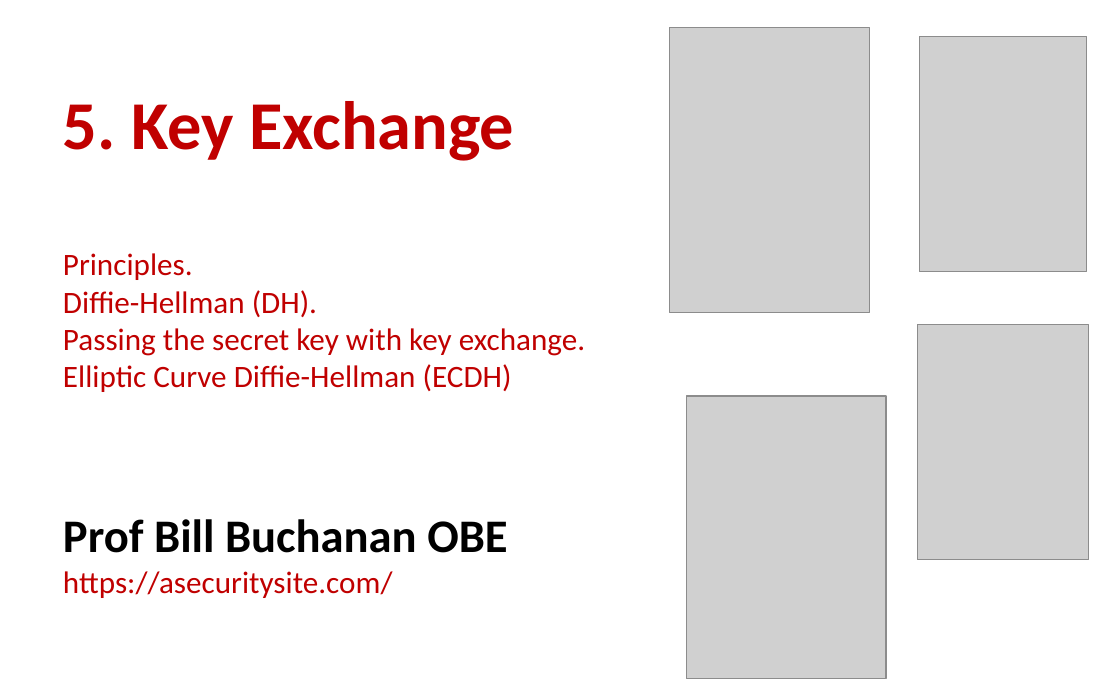
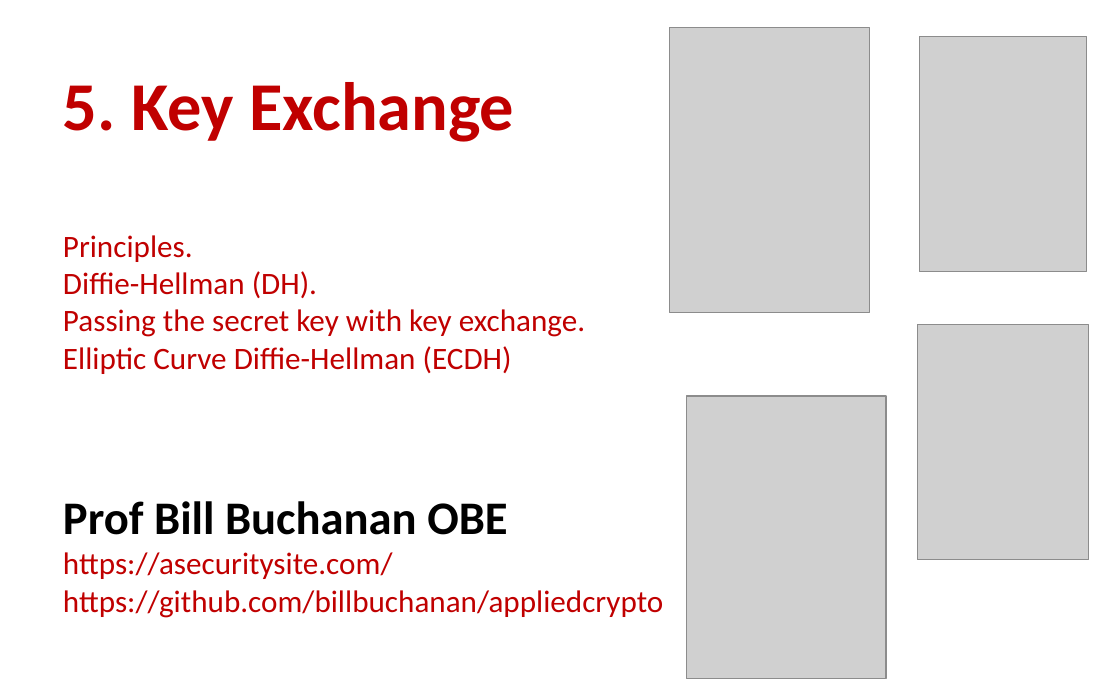
Before and after one commit to billbuchanan/appliedcrypto, a slide deck: slide 11 of unit00_introduction/unit01_introduction.pptx (slide 12 before the commit). Drawn at 1120x700 pixels with LibreOffice and Linux fonts; fonts in the diff are those of the drawing; grey boxes stand for pictures. Boxes give left, top, right and bottom in pixels: in the first picture for what was removed or moved away, otherwise in the second. Text is boxed around its words. In the diff, an @@ line names an element or a change of style, - is before the commit and + after.

```diff
--- a/unit00_introduction/unit01_introduction.pptx
+++ b/unit00_introduction/unit01_introduction.pptx
@@ title at (63, 346, 663, 618): text changed @@
-Elliptic Curve Diffie-Hellman (ECDH)
-Prof Bill Buchanan OBE
-https://asecuritysite.com/
+Elliptic Curve Diffie-Hellman (ECDH)
+Prof Bill Buchanan OBE
+https://asecuritysite.com/
+https://github.com/billbuchanan/appliedcrypto
```
Also in this commit, not shown: 12 other slides changed, 1 slide added, 1 slide removed, 5 other files.
